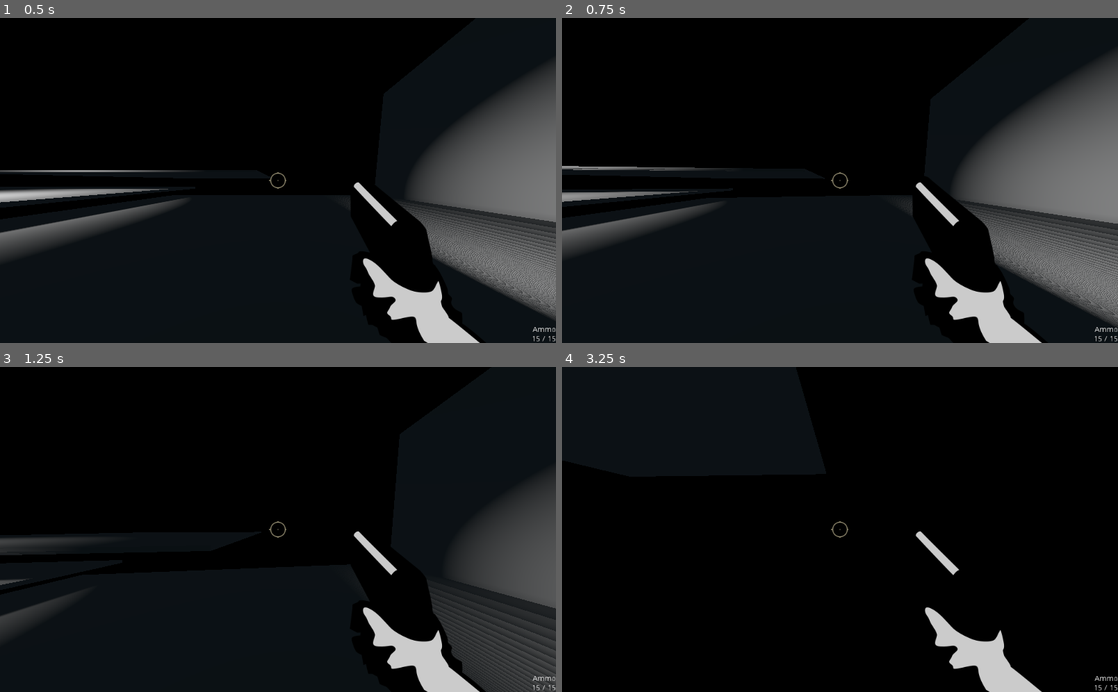
Above: before the commit, frames 1-4 (two rows, left to right).
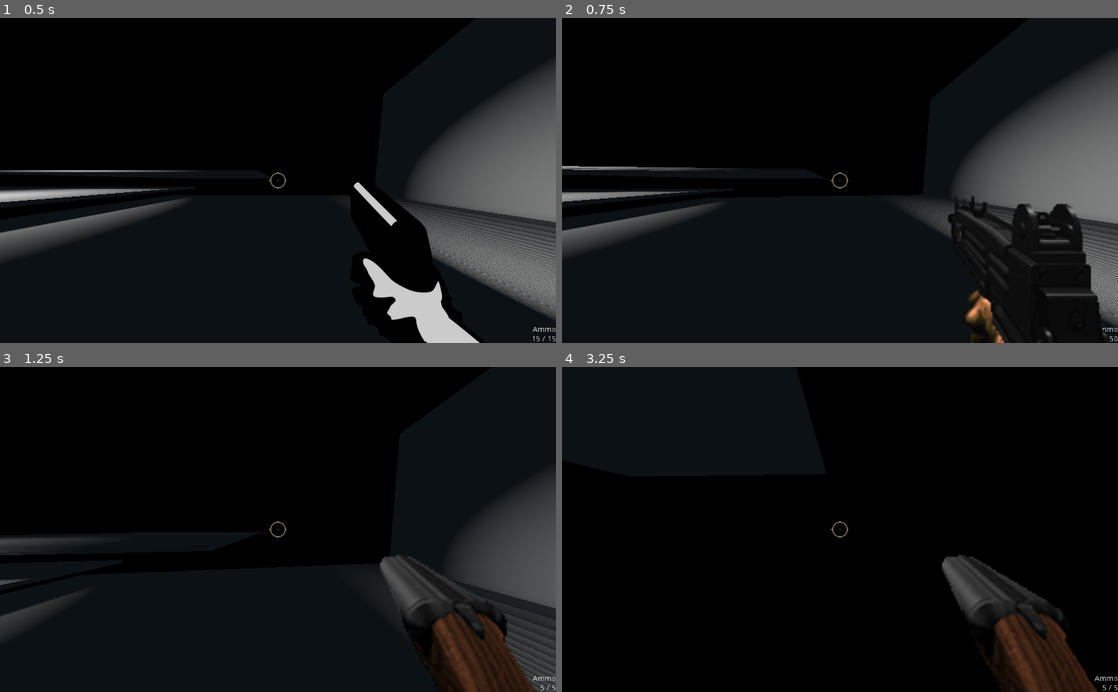
Above: after the commit, the same moments.

Repository: junglerobba/godot-fps-demo
Game: Godot game, scene res://Scenes/World.tscn
Two runs of this game, one before a commit and one after it. Both use one fixed random seed, a clock stepped at 60 frames per second and the inputs below.
Inputs (mouse positions are in pixels of both pictures, inside the frame that each line leads up to):
- Up to frame 1 (0.5 s): no input
- Up to frame 2 (0.75 s): tap Enter at 0.5 s; move the mouse to (867, 180) at 0.52 s; hold W (move_forward) from 0.53 s (still down); hold Mouse wheel down (weapon_next, bound only after the commit) from 0.53 s (still down)
- Up to frame 3 (1.25 s): keep holding W (move_forward); keep holding Mouse wheel down (weapon_next, bound only after the commit); tap Space (jump) at 0.77 s; tap Mouse wheel up (weapon_prev, bound only after the commit) at 0.8 s
- Up to frame 4 (3.25 s): keep holding W (move_forward); move the mouse to (812, 529) at 1.27 s; release Mouse wheel down (weapon_next, bound only after the commit) at 1.28 s; tap Mouse wheel up (weapon_prev, bound only after the commit) at 1.35 s; tap Space (jump) at 1.52, 3.02 s; tap Mouse wheel down (weapon_next, bound only after the commit) at 1.55, 3.05 s; move the mouse to (851, 523) at 2.02 s; hold Mouse wheel up (weapon_prev, bound only after the commit) 2.03-2.78 s; tap E (interact) at 2.1 s; move the mouse to (834, 536) at 2.77 s; tap Ctrl (move_crouch) at 2.85 s

Frame 1 is identical in both runs. In frame 2, 7.1% of the frame differs, in the area x 63-100%, y 50-100%; in frame 3, 6.8%; in frame 4, 6.7%.

Commit message:
Allow switching weapons with the mouse wheel

Diff:
--- a/Player/Player.gd
+++ b/Player/Player.gd
@@ -55,14 +55,13 @@
 			camera.rotate_x(deg2rad(-event.relative.y * mouse_sensitivity))
 			camera_x_rotation += x_delta
 
-	if Input.is_action_just_pressed("inventory_01"):
-		select_weapon(0)
-	if Input.is_action_just_pressed("inventory_02"):
-		select_weapon(1)
-	if Input.is_action_just_pressed("inventory_03"):
-		select_weapon(2)
-	if Input.is_action_just_pressed("inventory_04"):
-		select_weapon(3)
+	for i in range(len(weapons)):
+		if Input.is_action_just_pressed("weapon_0%d" % (i + 1)):
+			select_weapon(i)
+	if Input.is_action_pressed("weapon_next"):
+		select_weapon((weapon_selected + 1) % len(weapons))
+	if Input.is_action_pressed("weapon_prev"):
+		select_weapon((weapon_selected + len(weapons) - 1) % len(weapons))
 
 func _process(_delta: float) -> void:
 	if Input.is_action_just_pressed("ui_cancel"):
--- a/project.godot
+++ b/project.godot
@@ -88,24 +88,34 @@
 "events": [ Object(InputEventKey,"resource_local_to_scene":false,"resource_name":"","device":0,"alt":false,"shift":false,"control":false,"meta":false,"command":false,"pressed":false,"scancode":16777238,"unicode":0,"echo":false,"script":null)
  ]
 }
-inventory_01={
+weapon_01={
 "deadzone": 0.5,
 "events": [ Object(InputEventKey,"resource_local_to_scene":false,"resource_name":"","device":0,"alt":false,"shift":false,"control":false,"meta":false,"command":false,"pressed":false,"scancode":49,"unicode":0,"echo":false,"script":null)
  ]
 }
-inventory_02={
+weapon_02={
 "deadzone": 0.5,
 "events": [ Object(InputEventKey,"resource_local_to_scene":false,"resource_name":"","device":0,"alt":false,"shift":false,"control":false,"meta":false,"command":false,"pressed":false,"scancode":50,"unicode":0,"echo":false,"script":null)
  ]
 }
-inventory_03={
+weapon_03={
 "deadzone": 0.5,
 "events": [ Object(InputEventKey,"resource_local_to_scene":false,"resource_name":"","device":0,"alt":false,"shift":false,"control":false,"meta":false,"command":false,"pressed":false,"scancode":51,"unicode":0,"echo":false,"script":null)
  ]
 }
-inventory_04={
+weapon_04={
 "deadzone": 0.5,
 "events": [ Object(InputEventKey,"resource_local_to_scene":false,"resource_name":"","device":0,"alt":false,"shift":false,"control":false,"meta":false,"command":false,"pressed":false,"scancode":52,"unicode":0,"echo":false,"script":null)
+ ]
+}
+weapon_next={
+"deadzone": 0.5,
+"events": [ Object(InputEventMouseButton,"resource_local_to_scene":false,"resource_name":"","device":0,"alt":false,"shift":false,"control":false,"meta":false,"command":false,"button_mask":0,"position":Vector2( 0, 0 ),"global_position":Vector2( 0, 0 ),"factor":1.0,"button_index":5,"pressed":false,"doubleclick":false,"script":null)
+ ]
+}
+weapon_prev={
+"deadzone": 0.5,
+"events": [ Object(InputEventMouseButton,"resource_local_to_scene":false,"resource_name":"","device":0,"alt":false,"shift":false,"control":false,"meta":false,"command":false,"button_mask":0,"position":Vector2( 0, 0 ),"global_position":Vector2( 0, 0 ),"factor":1.0,"button_index":4,"pressed":false,"doubleclick":false,"script":null)
  ]
 }
 
